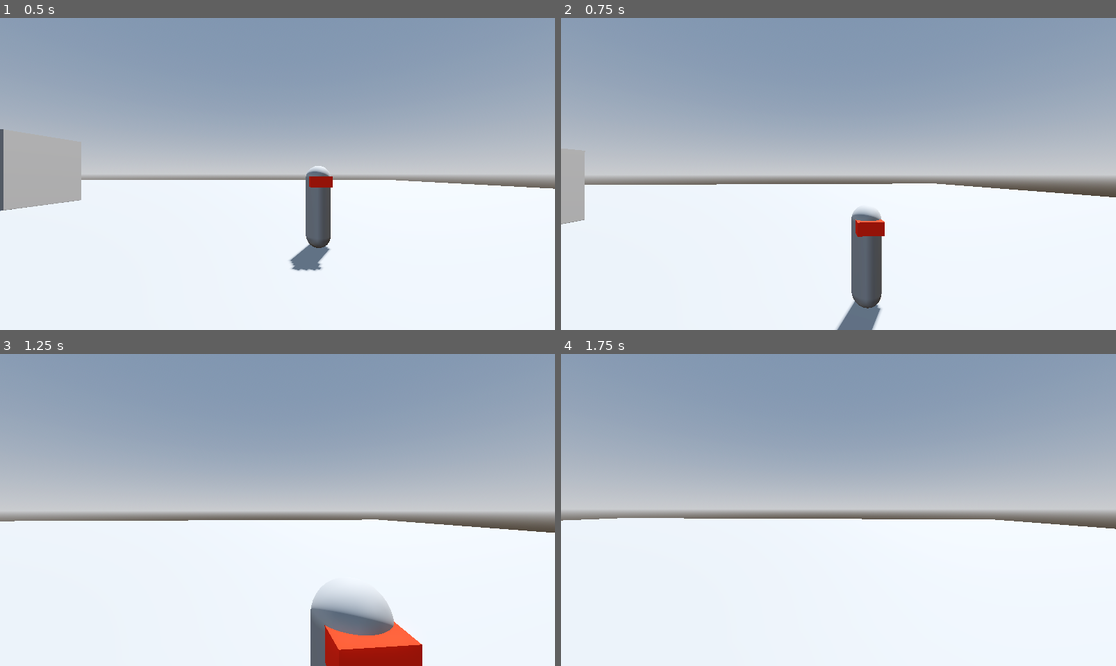
Above: before the commit, frames 1-4 (two rows, left to right).
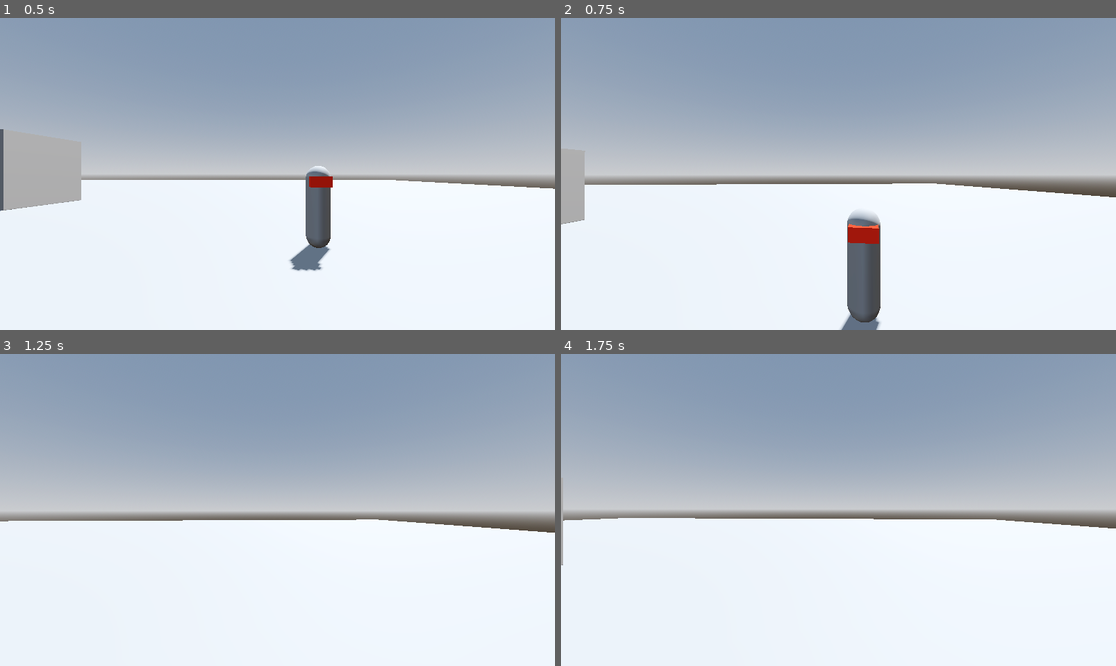
Above: after the commit, the same moments.

Repository: DrOtter3000/spyguy
Game: Godot game, scene res://levels/level.tscn
Two runs of this game, one before a commit and one after it. Both use one fixed random seed, a clock stepped at 60 frames per second and the inputs below.
Inputs (mouse positions are in pixels of both pictures, inside the frame that each line leads up to):
- Up to frame 1 (0.5 s): no input
- Up to frame 2 (0.75 s): tap Enter (ui_accept) at 0.5 s; move the mouse to (866, 174) at 0.52 s; hold W (forward) from 0.53 s (still down)
- Up to frame 3 (1.25 s): keep holding W (forward); tap Enter (ui_accept) at 0.77 s
- Up to frame 4 (1.75 s): keep holding W (forward); move the mouse to (810, 510) at 1.27 s; tap Enter (ui_accept) at 1.52 s

Frame 1 is identical in both runs. In frame 2, 1.1% of the frame differs, in the area x 49-59%, y 61-100%; in frame 3, 4.0%, in the area x 1-99%, y 53-100%; in frame 4, 0.1%.

Commit message:
add state machine

Diff:
--- /dev/null
+++ b/characters/enemies/chase.gd
@@ -0,0 +1,34 @@
+extends State
+
+
+@export var stop_range := 1.0
+@export var lose_interest_range := 10.0 # replace with time later?
+
+var path_update_rate := 0.1
+var last_path_update_time: float
+
+
+func enter():
+	super.enter()
+	controller.is_running = true
+	controller.look_at_player = true
+
+
+func exit():
+	super.exit()
+	controller.is_running = false
+	controller.look_at_player = false
+
+
+func update(delta):
+	var current_time = Time.get_unix_time_from_system()
+
+	if current_time - last_path_update_time > path_update_rate:
+		last_path_update_time = current_time
+		controller.move_to_position(controller.player.position)
+
+	if controller.player_distance < stop_range:
+		controller.is_stopped = true
+
+	if controller.player_distance > lose_interest_range:
+		state_machine.change_state("Patrol")
--- a/characters/enemies/enemy.tscn
+++ b/characters/enemies/enemy.tscn
@@ -1,7 +1,9 @@
-[gd_scene load_steps=7 format=3 uid="uid://bk0otc8ino22l"]
+[gd_scene load_steps=9 format=3 uid="uid://bk0otc8ino22l"]
 
 [ext_resource type="Script" uid="uid://6s3spr35wh3o" path="res://characters/enemies/enemy.gd" id="1_uy33a"]
 [ext_resource type="Script" uid="uid://ctor1fahlf676" path="res://characters/enemies/state_machine.gd" id="2_jfoax"]
+[ext_resource type="Script" uid="uid://ck6ogv7nsytb0" path="res://characters/enemies/patrol.gd" id="3_6lc82"]
+[ext_resource type="Script" uid="uid://e0sd33k8wcgo" path="res://characters/enemies/chase.gd" id="4_008bi"]
 
 [sub_resource type="CapsuleMesh" id="CapsuleMesh_klktt"]
 radius = 0.3
@@ -33,11 +35,16 @@
 
 [node name="NavigationAgent3D" type="NavigationAgent3D" parent="."]
 
-[node name="StateMachine" type="Node" parent="."]
+[node name="StateMachine" type="Node" parent="." node_paths=PackedStringArray("default_state")]
 script = ExtResource("2_jfoax")
+default_state = NodePath("Patrol")
 
 [node name="Patrol" type="Node" parent="StateMachine"]
+script = ExtResource("3_6lc82")
+controller_path = NodePath("../..")
 
 [node name="Chase" type="Node" parent="StateMachine"]
+script = ExtResource("4_008bi")
+controller_path = NodePath("../..")
 
 [connection signal="target_reached" from="NavigationAgent3D" to="StateMachine" method="_on_navigation_agent_3d_target_reached"]
--- /dev/null
+++ b/characters/enemies/patrol.gd
@@ -0,0 +1,34 @@
+extends State
+
+
+var home_position: Vector3
+@export var max_wander_range := 6 # remove later
+@export var min_wait_time := 0.2 # move to Enemy script later
+@export var max_wait_time := 2.0 # move to Enemy script later
+@export var chase_range := 5.0 # change to LOS later
+
+
+func enter():
+	super.enter()
+	home_position = controller.position
+	_new_patrol_position()
+
+
+func _new_patrol_position():
+	var pos = home_position + random_offsets() * randf_range(0, max_wander_range)
+	controller.move_to_position(pos)
+
+
+func navigation_complete():
+	var wait_time = randf_range(min_wait_time, max_wait_time)
+	await get_tree().create_timer(wait_time).timeout
+
+	if not active:
+		return
+
+	_new_patrol_position()
+
+
+func update(delta):
+	if controller.player_distance < chase_range:
+		state_machine.change_state("Chase")
--- a/characters/enemies/state.gd
+++ b/characters/enemies/state.gd
@@ -9,7 +9,7 @@
 
 
 func initialize():
-	state_machine.get_parent()
+	state_machine = get_parent()
 	controller = get_node(controller_path)
 
 
--- a/characters/enemies/state_machine.gd
+++ b/characters/enemies/state_machine.gd
@@ -8,6 +8,8 @@
 
 
 func _ready() -> void:
+	await get_tree().create_timer(0.5).timeout
+
 	for child in get_children():
 		if child is State:
 			states[child.name] = child
@@ -32,8 +34,6 @@
 	current_state = new_state
 	new_state.enter()
 
-	print("Change State: " + state_name)
-
 
 func _process(delta: float) -> void:
 	if current_state != null:
Not shown, added: characters/enemies/chase.gd.uid
Not shown, added: characters/enemies/patrol.gd.uid
Not shown, added: .editorconfig
Not shown, added: .gitattributes
Not shown, added: .gitignore
